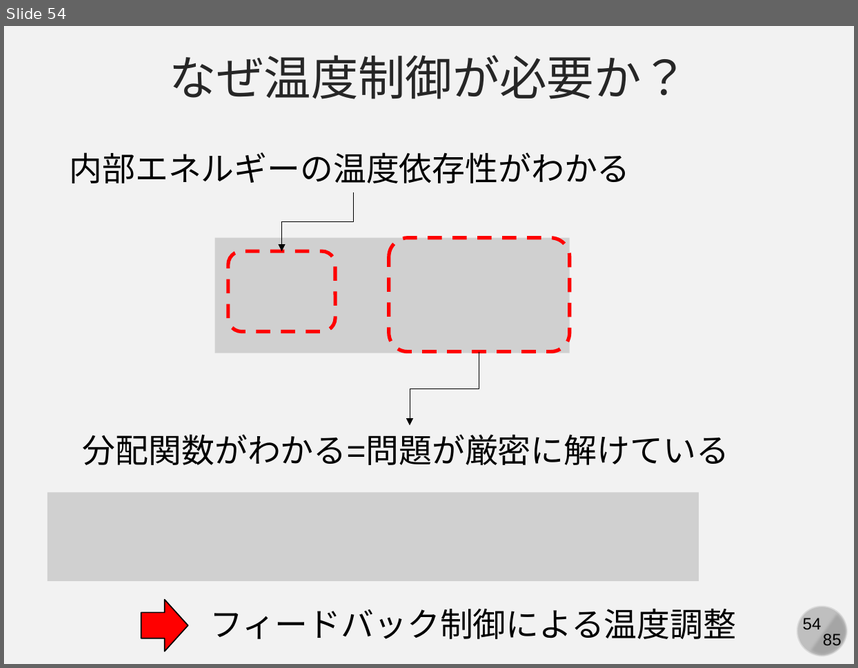
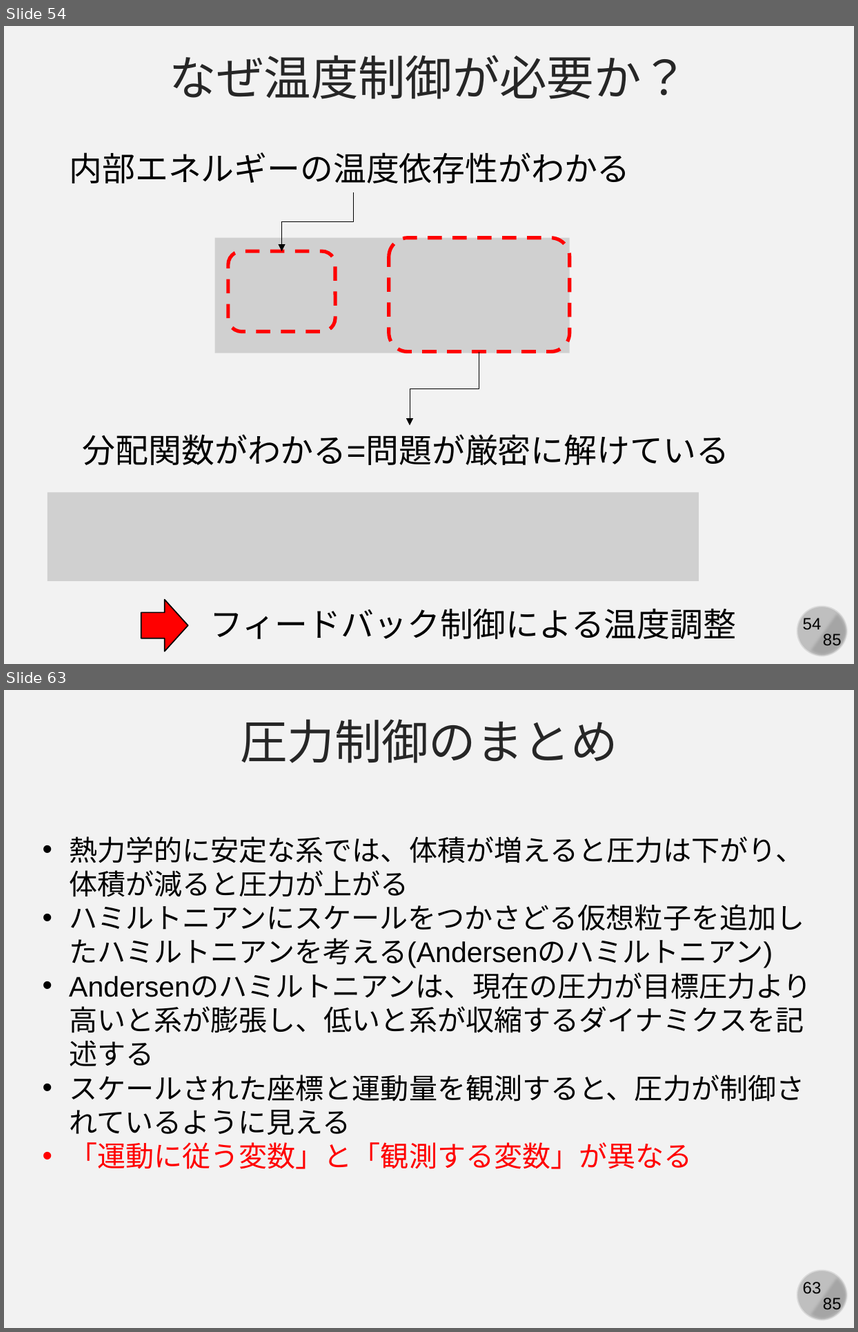
Before and after one commit to kaityo256/simulation_engineering, a slide deck: 06_md_observable/simulation06.pptx. Shown one above the other, each under a label of ours: slide 54 before the commit, slides 54 and 63 after it; the slides between them are not shown. The pictures are 858x668 and 858x1332 pixels, drawn with LibreOffice and Linux fonts; fonts in the diff are those of the drawing; grey boxes stand for pictures. Boxes give left, top, right and bottom in pixels: in the first picture for what was removed or moved away, otherwise in the second. Text is boxed around its words. In the diff, an @@ line names an element or a change of style, - is before the commit and + after.

```diff
--- a/06_md_observable/simulation06.pptx
+++ b/06_md_observable/simulation06.pptx
@@ slide 63 added at <box>4,690,854,1328</box>, background #F2F2F2; not listed: 4 template elements that a slide beside it also shows @@
@@ text added at <box>240,719,617,763</box>, 40 pt, text #262626 @@
+圧力制御のまとめ
@@ text added at <box>69,836,812,1169</box>, 24 pt, text #000000 @@
+• 熱力学的に安定な系では、体積が増えると圧力は下がり、体積が減ると圧力が上がる
+• ハミルトニアンにスケールをつかさどる仮想粒子を追加したハミルトニアンを考える(Andersenのハミルトニアン)
+• Andersenのハミルトニアンは、現在の圧力が目標圧力より高いと系が膨張し、低いと系が収縮するダイナミクスを記述する
+• スケールされた座標と運動量を観測すると、圧力が制御されているように見える
+• 「運動に従う変数」と「観測する変数」が異なる
```
Also in this commit, not shown: 1 slide changed, 7 other slides added.
